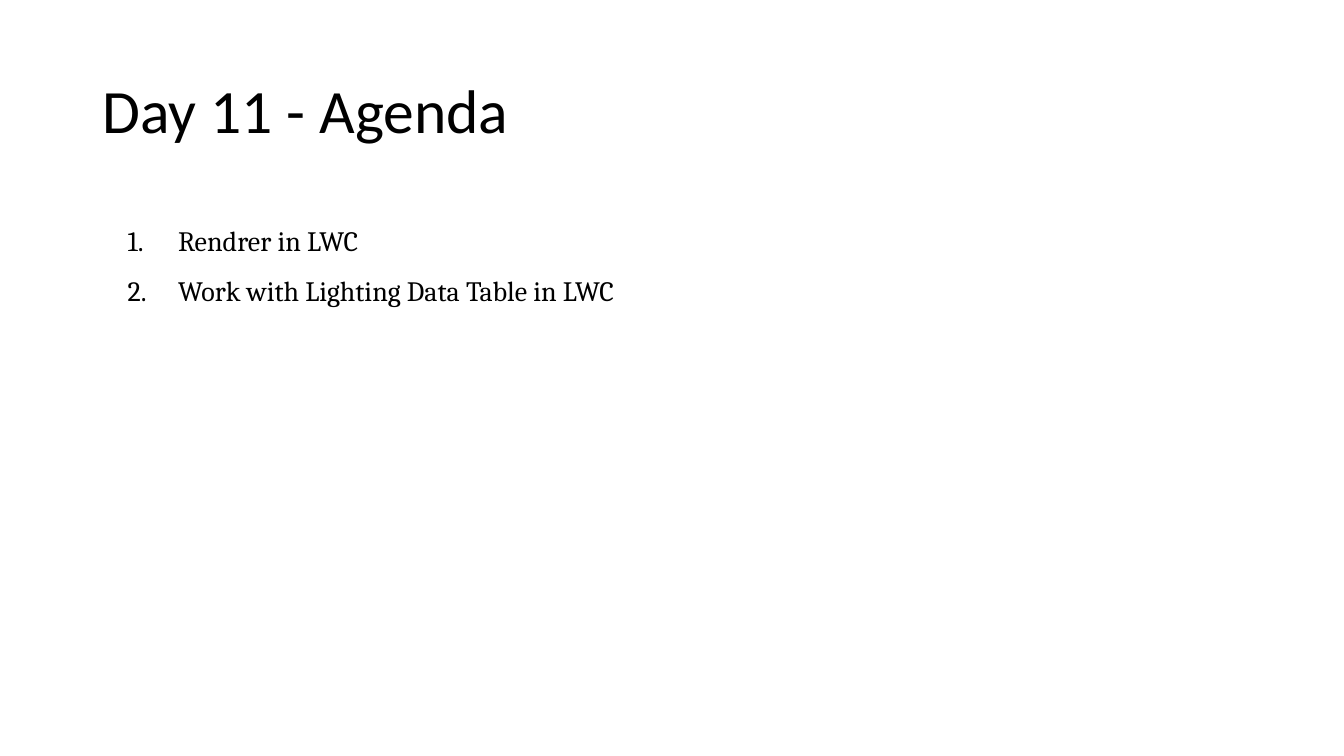
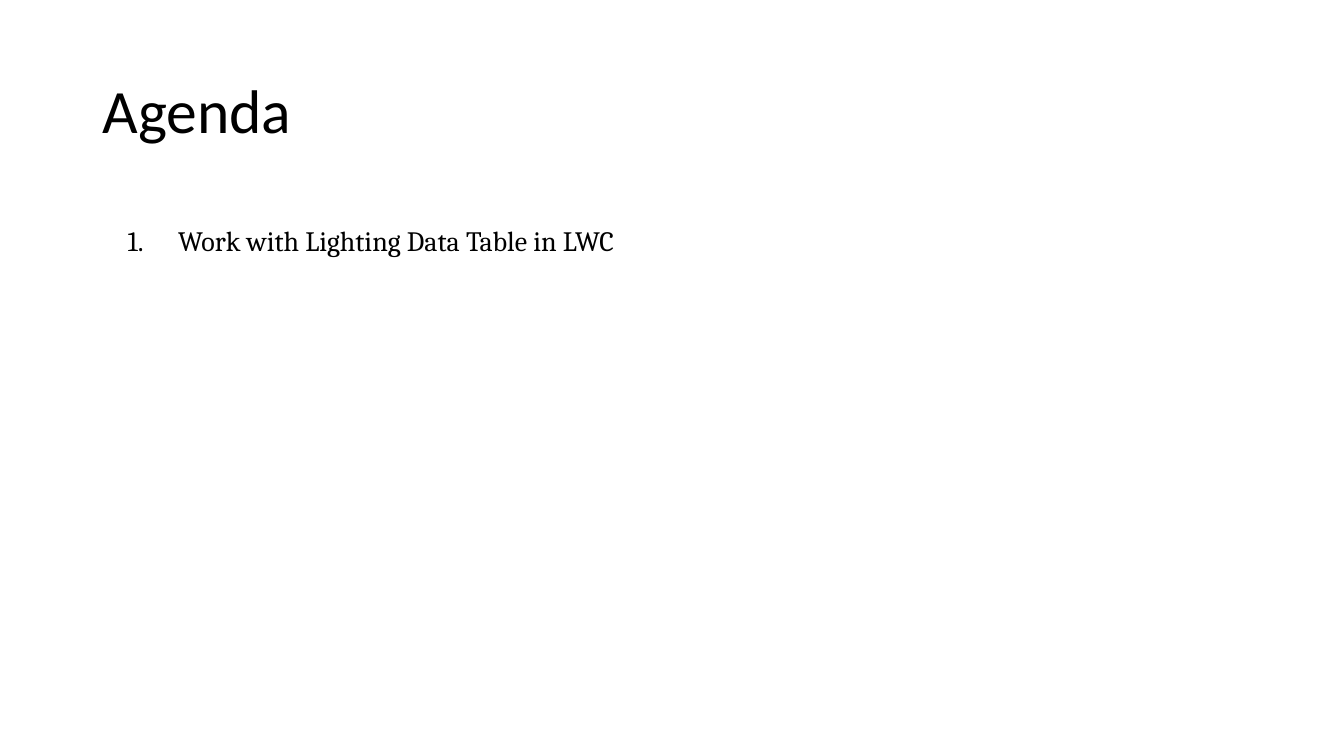
Before and after one commit to amitastreait/lwc-learning, a slide deck: slide 113 of docs/PPT/Lightning Web component.pptx (slide 68 before the commit). Drawn at 1344x756 pixels with LibreOffice and Linux fonts; fonts in the diff are those of the drawing. Boxes give left, top, right and bottom in pixels: in the first picture for what was removed or moved away, otherwise in the second. Text is boxed around its words. In the diff, an @@ line names an element or a change of style, - is before the commit and + after.

```diff
--- a/docs/PPT/Lightning Web component.pptx
+++ b/docs/PPT/Lightning Web component.pptx
@@ title at (102,90,291,144): text changed @@
-Day 11 - Agenda
+Agenda
@@ text at (178,231,358,252): paragraph removed @@
-1. Rendrer in LWC
```
Also in this commit, not shown: 17 other slides changed, 47 slides added, 15 other files.
